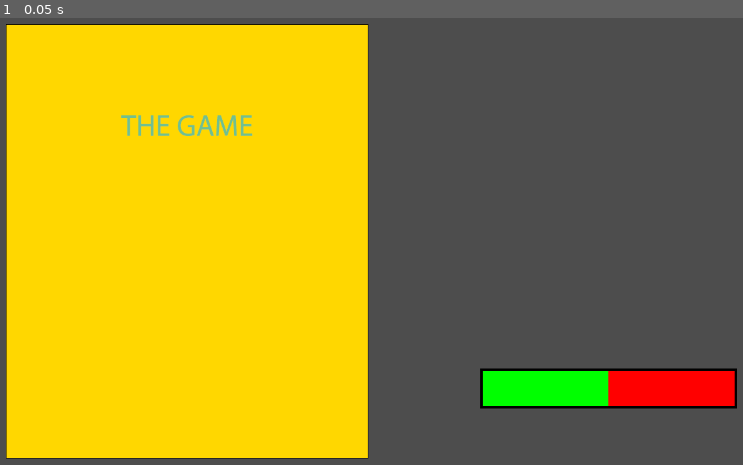
Above: before the commit, frame 1.
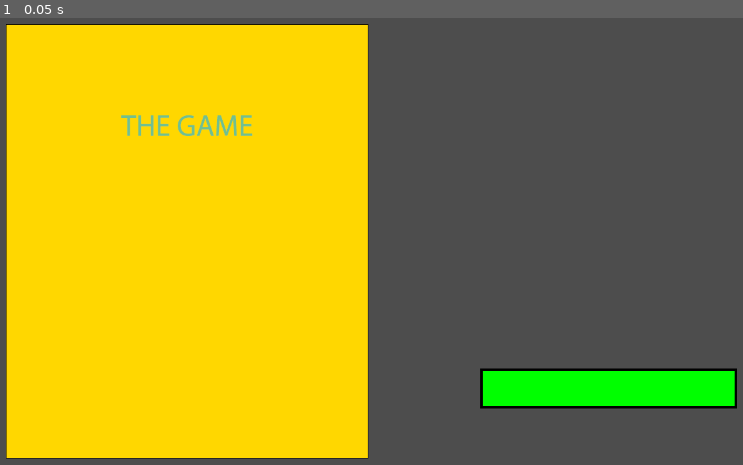
Above: after the commit, the same moment.

Repository: Cyperus-aucheri/bullet-hell
Game: Godot game, scene res://templates/gameui.tscn
The game is run twice, just before and just after one commit, with the same random seed, the same clock (stepped at 60 frames per second) and the same inputs. This scene is started directly instead of the project's main scene.
Inputs:
- Up to frame 1 (0.05 s): no input

The runs differ from the first frame. In frame 1, 1.3% of the frame differs, in the area x 81-99%, y 78-87%.

Commit message:
made changes

Diff:
--- a/Scripts/enemiesRemaining.gd
+++ b/Scripts/enemiesRemaining.gd
@@ -1,11 +1,13 @@
 extends ColorRect
 
-@export var remaining = 50
 @export var total = 100
+
+var remaining: float = 100:
+	set(value):
+		remaining = clamp(value, 0, total)
+		$Green.scale = Vector2(remaining / float(total), 1)
 
 func _ready() -> void:
 	$Green.position = $Red.position
 	$Green.size = $Red.size
-
-func _process(_delta: float) -> void:
-	$Green.scale = Vector2(float(remaining) / float(total), 1)
+	$Green.scale = Vector2(remaining / float(total), 1)
